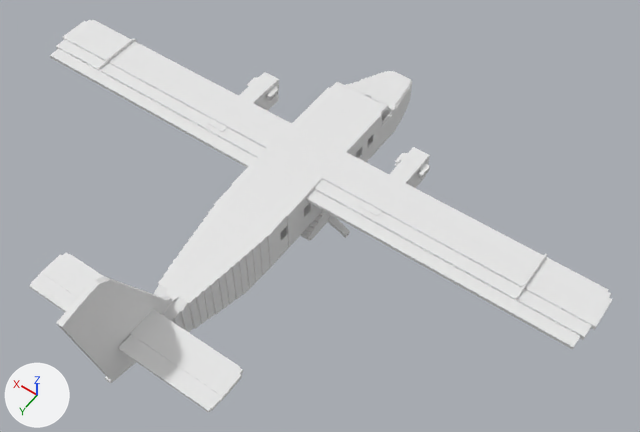
One commit to the OBJ model main/resources/assets/mfs/models/planes/Otter.obj: the scene before it, then after it.
Both versions are drawn from a 50 mm camera at (-11.38, 21.25, 23.84) aimed at (-1.68, 7.66, 2.49). Lighting does not change. The marker at lower left points along +X, +Y and +Z. Where no turn or scale is listed for an object, it has been applied to the vertices.

In view in the first picture: 'Mesh.004_Mesh9_Group9_Group8_Group7_Group6_Group5_Elevator_1_Model', 'Mesh.005_Mesh1_Group2_Group1_Model', 'Mesh.006_Mesh5_Aileron_1_Model', 'Mesh.008_Mesh2_Group1_Model', 'Mesh.009_Mesh3_Group4_Group3_Rudder_Model', 'Mesh.010_Mesh14_Model', 'Mesh.012_Mesh8_Flaps_2_Model', 'Mesh.013_Mesh7_Aileron_2_Model', 'Mesh_Mesh6_Flap_1_Model'.
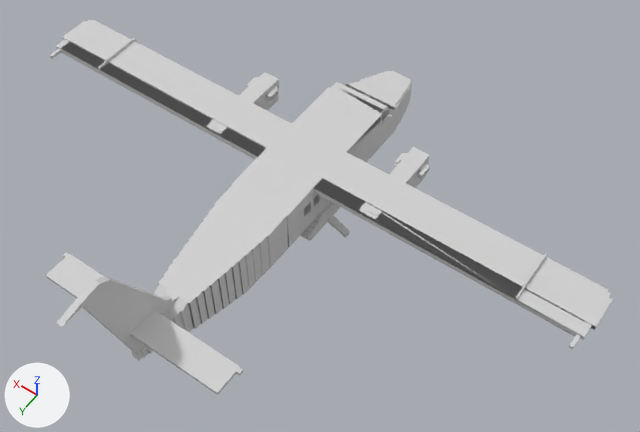
Commit message: Added new Otter model.

Patch to the scene script:
```diff
--- a/main/resources/assets/mfs/models/planes/Otter.obj.py
+++ b/main/resources/assets/mfs/models/planes/Otter.obj.py
@@ mat_frontcolor_001 @@
+mat_frontcolor_001 = principled_material('FrontColor.001')
+mat_frontcolor_001.base_color = (0.64, 0.64, 0.64)  # light grey #d1d1d1
+mat_frontcolor_001.roughness = 0.696
@@ me_mesh_010_mesh14_model @@
 # used by ob_mesh_010_mesh14_model
-me_mesh_010_mesh14_model.from_pydata(...)  # 2241 vertices, 5321 faces; spans x -10.2..10.2, y 0.1..15.9, z 0.3..5.9
-me_mesh_010_mesh14_model.materials.append(mat_frontcolor)  # white #e7e7e7
+me_mesh_010_mesh14_model.from_pydata(...)  # 2171 vertices, 5574 faces; spans x -10.2..10.2, y 0.1..15.9, z 0.3..5.9
+# me_mesh_010_mesh14_model part 1: 82 vertices moved within x -3.3..9.9, y 0.1..13.4, z 0.9..2.9; 88 vertices removed from x -9.9..10.0, y 1.9..14.2, z 1.1..3.0; 22 vertices added at x -3.3..3.3, y 1.4..13.5, z 0.8..3.0
+# me_mesh_010_mesh14_model part 2: 6 vertices moved within x 8.0..8.1, y 5.3..5.4, z 2.9..3.0; 2 vertices removed from x 8.0..8.1, y 6.7, z 2.9
+# me_mesh_010_mesh14_model part 3: 2 vertices removed from x -8.0, y 6.7, z 2.9
+me_mesh_010_mesh14_model.materials.append(mat_frontcolor_001)  # light grey #d1d1d1
@@ ob_mesh_004_mesh9_group9_group8_group7_group6_group5_elevator_1_model @@
-ob_mesh_004_mesh9_group9_group8_group7_group6_group5_elevator_1_model = bpy.data.objects.new('Mesh.004_Mesh9_Group9_Group8_Group7_Group6_Group5_Elevator_1_Model', me_mesh_004_mesh9_group9_group8_group7_group6_group5_elevator_1_model)
-ob_mesh_004_mesh9_group9_group8_group7_group6_group5_elevator_1_model.location = (0.0, 0.0, 0.0)
@@ ob_mesh_005_mesh1_group2_group1_model @@
-ob_mesh_005_mesh1_group2_group1_model = bpy.data.objects.new('Mesh.005_Mesh1_Group2_Group1_Model', me_mesh_005_mesh1_group2_group1_model)
-ob_mesh_005_mesh1_group2_group1_model.location = (0.0, 0.0, 0.0)
@@ ob_mesh_006_mesh5_aileron_1_model @@
-ob_mesh_006_mesh5_aileron_1_model = bpy.data.objects.new('Mesh.006_Mesh5_Aileron_1_Model', me_mesh_006_mesh5_aileron_1_model)
-ob_mesh_006_mesh5_aileron_1_model.location = (0.0, 0.0, 0.0)
@@ ob_mesh_008_mesh2_group1_model @@
-ob_mesh_008_mesh2_group1_model = bpy.data.objects.new('Mesh.008_Mesh2_Group1_Model', me_mesh_008_mesh2_group1_model)
-ob_mesh_008_mesh2_group1_model.location = (0.0, 0.0, 0.0)
@@ ob_mesh_009_mesh3_group4_group3_rudder_model @@
-ob_mesh_009_mesh3_group4_group3_rudder_model = bpy.data.objects.new('Mesh.009_Mesh3_Group4_Group3_Rudder_Model', me_mesh_009_mesh3_group4_group3_rudder_model)
-ob_mesh_009_mesh3_group4_group3_rudder_model.location = (0.0, 0.0, 0.0)
@@ ob_mesh_012_mesh8_flaps_2_model @@
-ob_mesh_012_mesh8_flaps_2_model = bpy.data.objects.new('Mesh.012_Mesh8_Flaps_2_Model', me_mesh_012_mesh8_flaps_2_model)
-ob_mesh_012_mesh8_flaps_2_model.location = (0.0, 0.0, 0.0)
@@ ob_mesh_013_mesh7_aileron_2_model @@
-ob_mesh_013_mesh7_aileron_2_model = bpy.data.objects.new('Mesh.013_Mesh7_Aileron_2_Model', me_mesh_013_mesh7_aileron_2_model)
-ob_mesh_013_mesh7_aileron_2_model.location = (0.0, 0.0, 0.0)
@@ ob_mesh_mesh6_flap_1_model @@
-ob_mesh_mesh6_flap_1_model = bpy.data.objects.new('Mesh_Mesh6_Flap_1_Model', me_mesh_mesh6_flap_1_model)
-ob_mesh_mesh6_flap_1_model.location = (0.0, 0.0, 0.0)
```

Changed parts and their boxes (x1, y1, x2, y2) in the pictures (640 x 432 px; the box of a moved part takes in the faces that stretch with it):
'Mesh.010_Mesh14_Model', reshaped
    before: (46, 20, 612, 393)
    after: (46, 20, 612, 395)
'Mesh.013_Mesh7_Aileron_2_Model', deleted
    before: (402, 242, 576, 347)
'Mesh.009_Mesh3_Group4_Group3_Rudder_Model', deleted
    before: (56, 307, 136, 383)
'Mesh.005_Mesh1_Group2_Group1_Model', deleted
    before: (118, 335, 217, 410)
'Mesh.006_Mesh5_Aileron_1_Model', deleted
    before: (52, 50, 175, 123)
'Mesh.012_Mesh8_Flaps_2_Model', deleted
    before: (306, 189, 410, 254)
'Mesh_Mesh6_Flap_1_Model', deleted
    before: (166, 113, 257, 167)
'Mesh.004_Mesh9_Group9_Group8_Group7_Group6_Group5_Elevator_1_Model', deleted
    before: (29, 253, 77, 312)
'Mesh.008_Mesh2_Group1_Model', deleted
    before: (205, 368, 243, 412)
part 1 of me_mesh_010_mesh14_model, moved or reshaped
    before: (48, 38, 572, 393)
    after: (50, 49, 412, 376)
part 2 of me_mesh_010_mesh14_model, moved or reshaped
    before: (70, 39, 238, 119)
    after: (107, 39, 137, 60)
part 3 of me_mesh_010_mesh14_model, deleted
    before: (382, 211, 543, 298)
